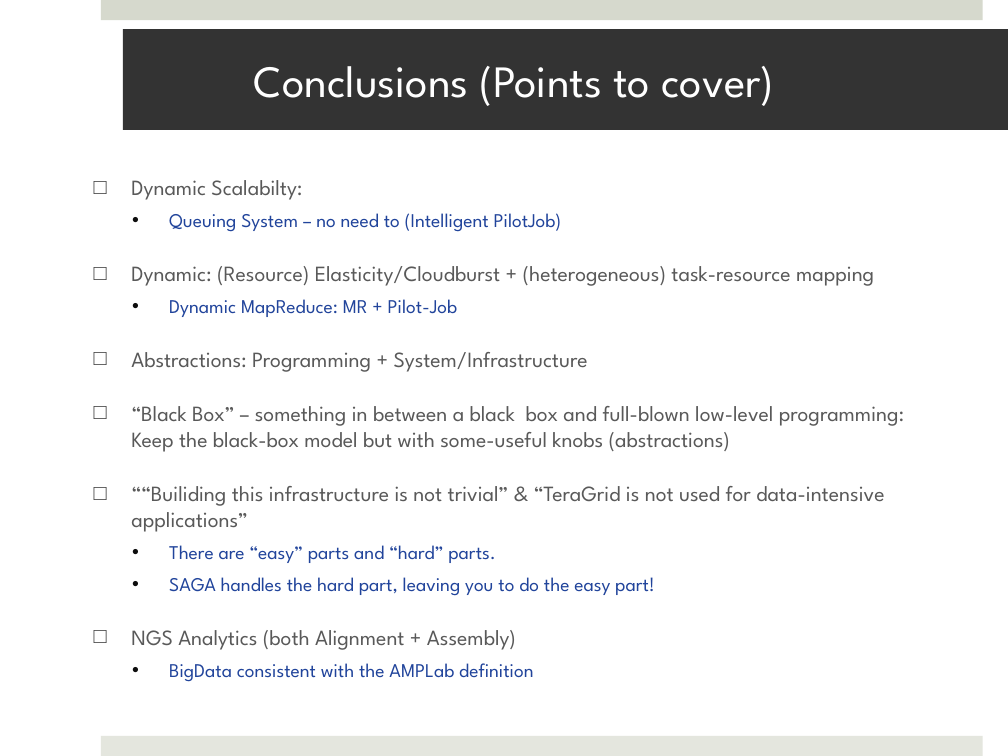
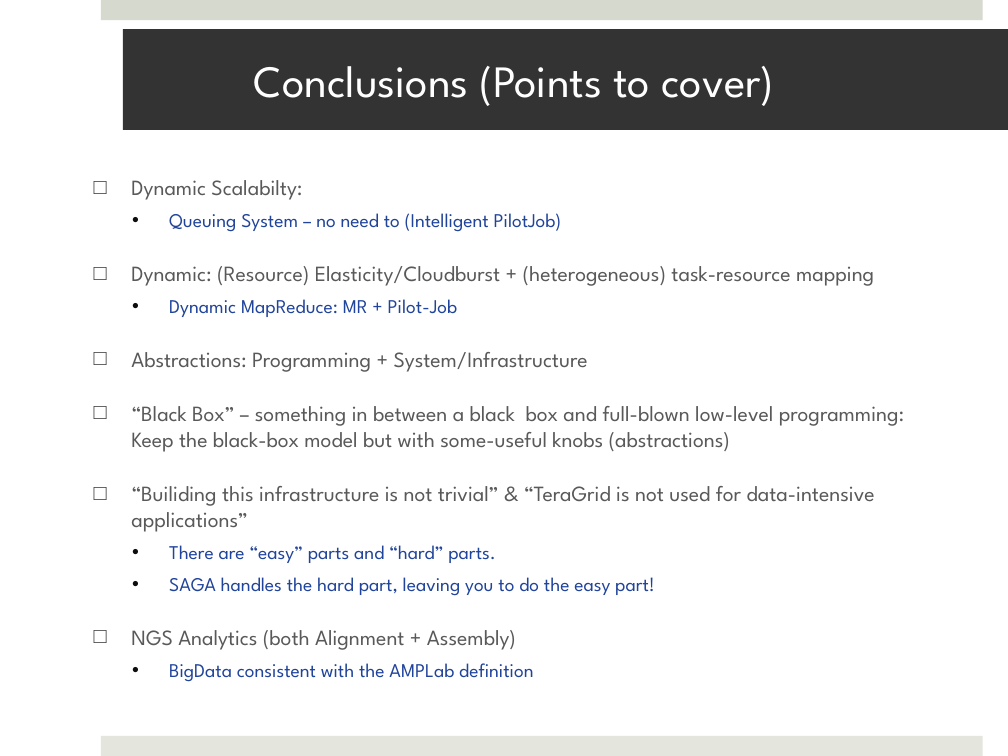
Before and after one commit to saga-project/saga-cpp-legacy-projects, a slide deck: slide 31 of saga-talks/abstractions_for_ls-microsoft.pptx (slide 30 before the commit). Drawn at 1008x756 pixels with LibreOffice and Linux fonts; fonts in the diff are those of the drawing; background and template pictures are left out. Boxes give left, top, right and bottom in pixels: in the first picture for what was removed or moved away, otherwise in the second. Text is boxed around its words. In the diff, an @@ line names an element or a change of style, - is before the commit and + after.

```diff
--- a/saga-talks/abstractions_for_ls-microsoft.pptx
+++ b/saga-talks/abstractions_for_ls-microsoft.pptx
@@ text at [131, 486, 875, 532]: text changed @@
-□ ““Builiding this infrastructure is not trivial” & “TeraGrid is not used for data-intensive applications”
+□ “Builiding this infrastructure is not trivial” & “TeraGrid is not used for data-intensive applications”
```
Also in this commit, not shown: 11 other slides changed, 2 slides added, 4 slides removed.
